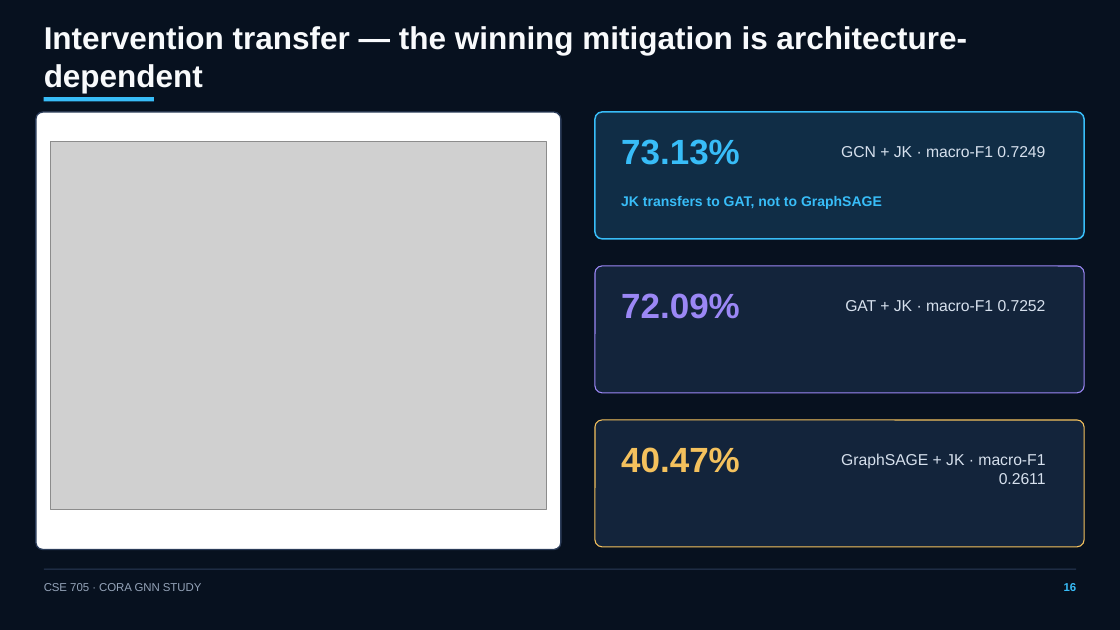
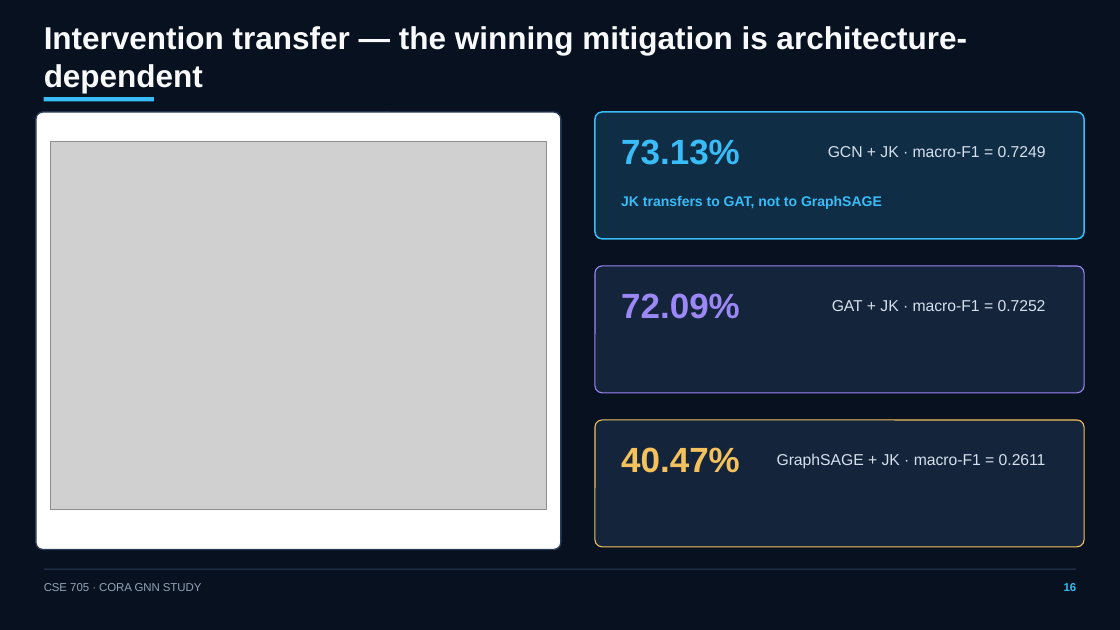
Before and after one commit to McKiaEdu/CSE705_GNN, a slide deck: slide 16 of report/CSE705_Cora_GNN.pptx. Drawn at 1120x630 pixels with LibreOffice and Linux fonts; fonts in the diff are those of the drawing; grey boxes stand for pictures. Boxes give left, top, right and bottom in pixels: in the first picture for what was removed or moved away, otherwise in the second. Text is boxed around its words. In the diff, an @@ line names an element or a change of style, - is before the commit and + after.

```diff
--- a/report/CSE705_Cora_GNN.pptx
+++ b/report/CSE705_Cora_GNN.pptx
@@ text at box(828, 146, 1046, 157): text changed @@
-GCN + JK · macro-F1 0.7249
+GCN + JK · macro-F1 = 0.7249
@@ text at box(832, 300, 1046, 311): text changed @@
-GAT + JK · macro-F1 0.7252
+GAT + JK · macro-F1 = 0.7252
@@ text at box(777, 453, 1046, 469): text changed @@
-GraphSAGE + JK · macro-F1 0.2611
+GraphSAGE + JK · macro-F1 = 0.2611
```
Also in this commit, not shown: 4 other slides changed.
